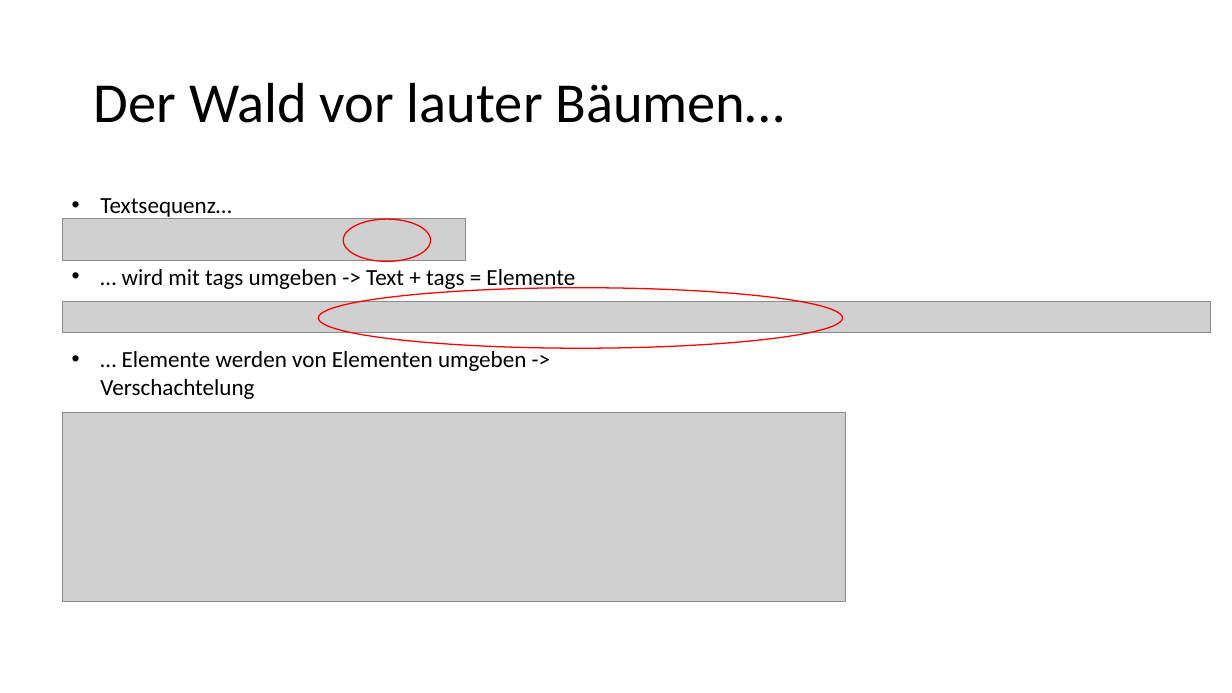
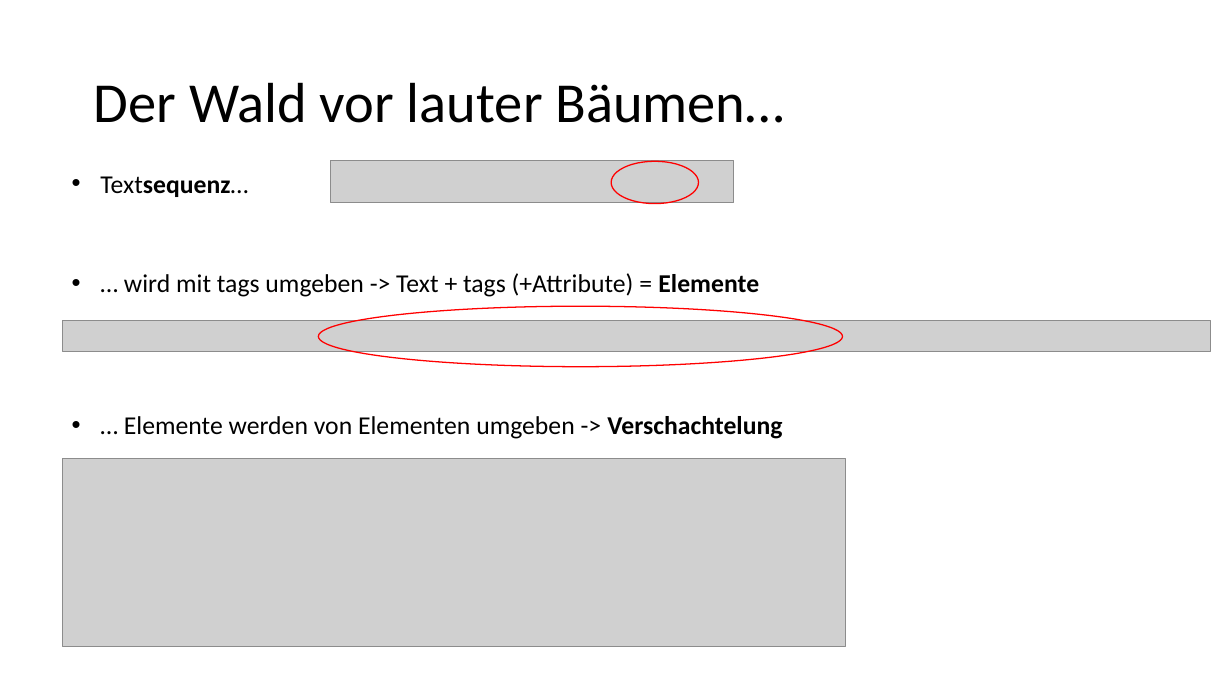
Before and after one commit to Lena-Luise/Lehre, a slide deck: slide 6 of SchulungenKGParl/Folien/XPath.pptx. Drawn at 1232x693 pixels with LibreOffice and Linux fonts; fonts in the diff are those of the drawing; grey boxes stand for pictures. Boxes give left, top, right and bottom in pixels: in the first picture for what was removed or moved away, otherwise in the second. Text is boxed around its words. In the diff, an @@ line names an element or a change of style, - is before the commit and + after.

```diff
--- a/SchulungenKGParl/Folien/XPath.pptx
+++ b/SchulungenKGParl/Folien/XPath.pptx
@@ text "Textsequenz…": place and size @@
-text "Textsequenz…" at bbox=[100, 198, 231, 219]
+text "Textsequenz…" at bbox=[100, 176, 248, 197]
@@ text "Textsequenz…" at bbox=[100, 176, 248, 197]: size 18 to 20 pt; bold on in "Textsequenz…" @@
@@ picture: place and size @@
-picture at bbox=[63, 218, 467, 261]
+picture at bbox=[331, 161, 735, 203]
@@ ellipse: place and size @@
-ellipse at bbox=[343, 219, 431, 262]
+ellipse at bbox=[611, 162, 699, 204]
@@ text at bbox=[124, 273, 759, 297]: text changed; size 18 to 20 pt @@
-• … wird mit tags umgeben -> Text + tags = Elemente
+• … wird mit tags umgeben -> Text + tags (+Attribute) = Elemente
@@ picture: place and size @@
-picture at bbox=[63, 302, 1212, 333]
+picture at bbox=[63, 321, 1212, 351]
@@ ellipse: place and size @@
-ellipse at bbox=[319, 287, 843, 348]
+ellipse at bbox=[319, 306, 843, 366]
@@ text "… Elemente werden von Elementen ...": place and size @@
-text "… Elemente werden von Elementen ..." at bbox=[100, 351, 526, 399]
+text "… Elemente werden von Elementen ..." at bbox=[124, 416, 782, 439]
@@ text "… Elemente werden von Elementen ..." at bbox=[124, 416, 782, 439]: size 18 to 20 pt; bold on in "Verschachtelung" @@
@@ picture: place and size @@
-picture at bbox=[63, 413, 846, 602]
+picture at bbox=[63, 458, 846, 647]
```
Also in this commit, not shown: 5 other slides changed, 10 slides added, 4 slides removed, 10 other files.
